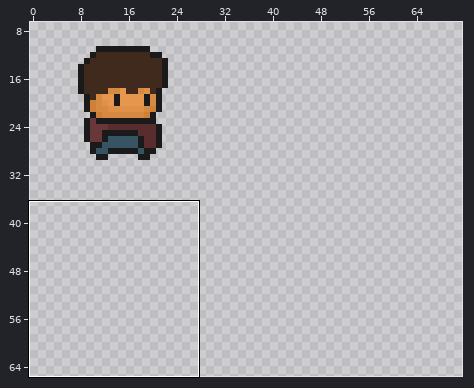
One commit to this pixel-art file: assets/entities/player/reference1.ase. Above, an overview of the earlier version with the close-up marked.
Close-up. Earlier state:
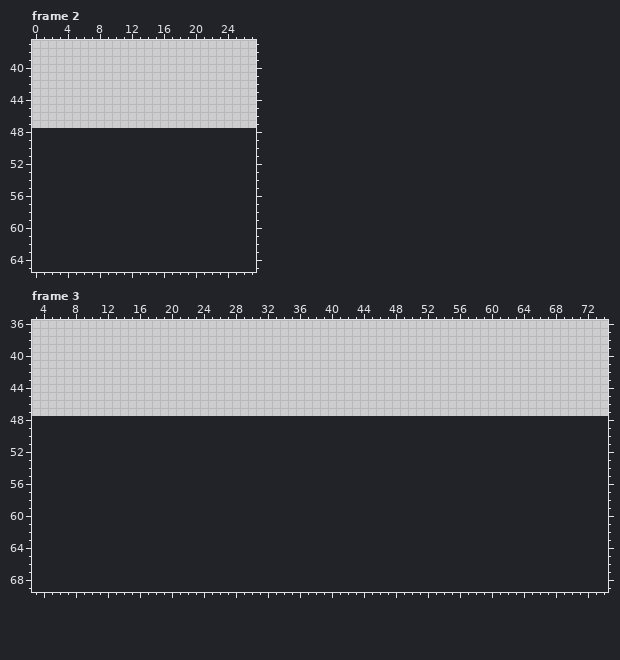
200x48 pixels, 8 frames. Colours within 5 levels of each other are drawn and written as one. Shown: frame 2: x 0..27, y 37..65; frame 3: x 3..74, y 36..69. The old version is drawn lined up with the new one, on the new canvas. The wide view leaves out empty margins. The commit also changed other frames or places, which this record leaves out.
After the commit:
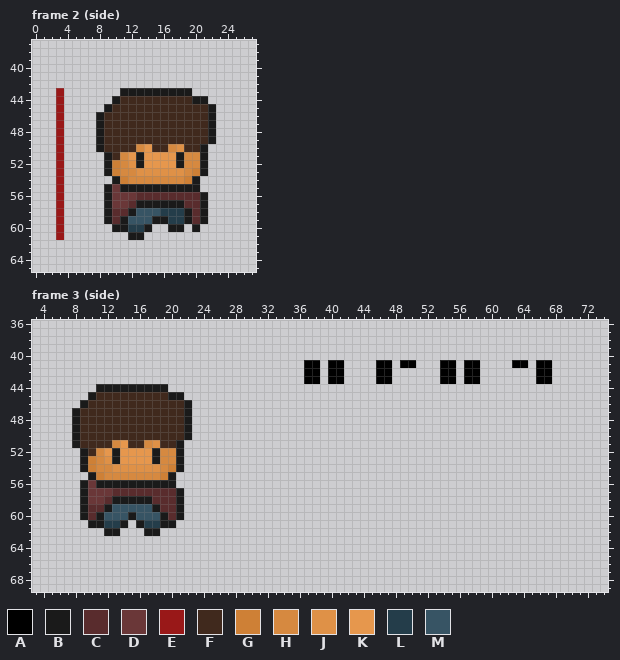
Palette (. is transparent): A #000000  B #1a1a1a  C #592c2d  D #6a3738  E #991818  F #40291d  G #ce8036  H #d68940  J #df9147  K #e6974d  L #243d4a  M #375464
The edit:
canvas 200x48 -> 200x96
Changed rows in their new state; - is an unchanged pixel.
Frame 2 (side):
first column x 3:
43 E-------BBBBBBBBB---
44 E------BFFFFFFFFFBB-
45 E-----BFFFFFFFFFFFFB
46 E----BFFFFFFFFFFFFFB
47 E----BFFFFFFFFFFFFFB
48 E----BFFFFFFFFFFFFFB
49 E----BFFFFFFFFFFFFFB
50 E----BFFFFHKFFHJFFB-
51 E-----BFHKBKKKKBHHB-
52 E-----BGHJBKKKKBHHB-
53 E-----BGHHJJJJJJHGB-
54 E------BGHHHHHHHGB--
55 E-----BDBBBBBBBBBB--
56 E-----BDDDCCCCCCCCB-
57 E-----BDDCBBBBBBCCB-
58 E-----BCCBMMMLLLBCB-
59 E-----BCBMMMBBLLBCB-
60 E------BBLLB--BB-B--
61 E--------BB---------
Frame 3 (side):
first column x 8:
41 -----------------------------AA-AA----AA-AA---AA-AA----AA-AA
42 -----------------------------AA-AA----AA------AA-AA-------AA
43 -----------------------------AA-AA----AA------AA-AA-------AA
44 ---BBBBBBBBB------------------------------------------------
45 --BFFFFFFFFFBB----------------------------------------------
46 -BFFFFFFFFFFFFB---------------------------------------------
47 BFFFFFFFFFFFFFB---------------------------------------------
48 BFFFFFFFFFFFFFB---------------------------------------------
49 BFFFFFFFFFFFFFB---------------------------------------------
50 BFFFFFFFFFFFFFB---------------------------------------------
51 BFFFFHKFFHJFFB----------------------------------------------
52 -BFHKBKKKKBHHB----------------------------------------------
53 -BGHJBKKKKBHHB----------------------------------------------
54 -BGHHJJJJJJHGB----------------------------------------------
55 --BGHHHHHHHGB-----------------------------------------------
56 -BDBBBBBBBBBB-----------------------------------------------
57 -BDDDCCCCCCCCB----------------------------------------------
58 -BDDCBBBBBCCCB----------------------------------------------
59 -BCCBMMMMMBCCB----------------------------------------------
60 -BCBMMMBMMMBCB----------------------------------------------
61 --BBLLB-BLLBB-----------------------------------------------
62 ----BB---BB-------------------------------------------------
